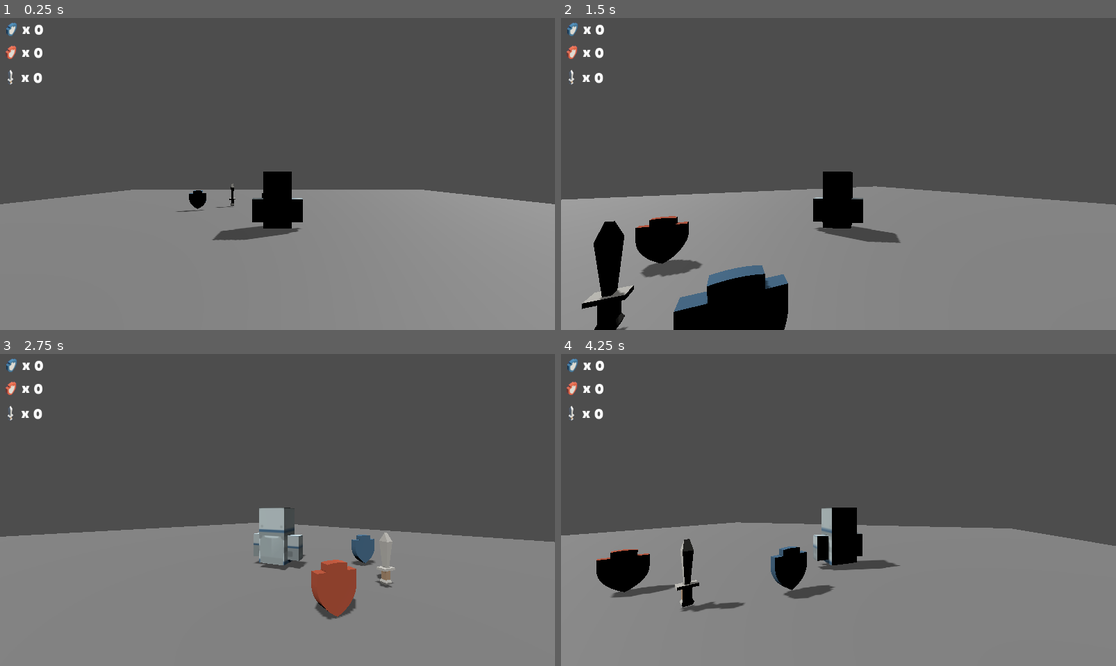
Above: before the commit, frames 1-4 (two rows, left to right).
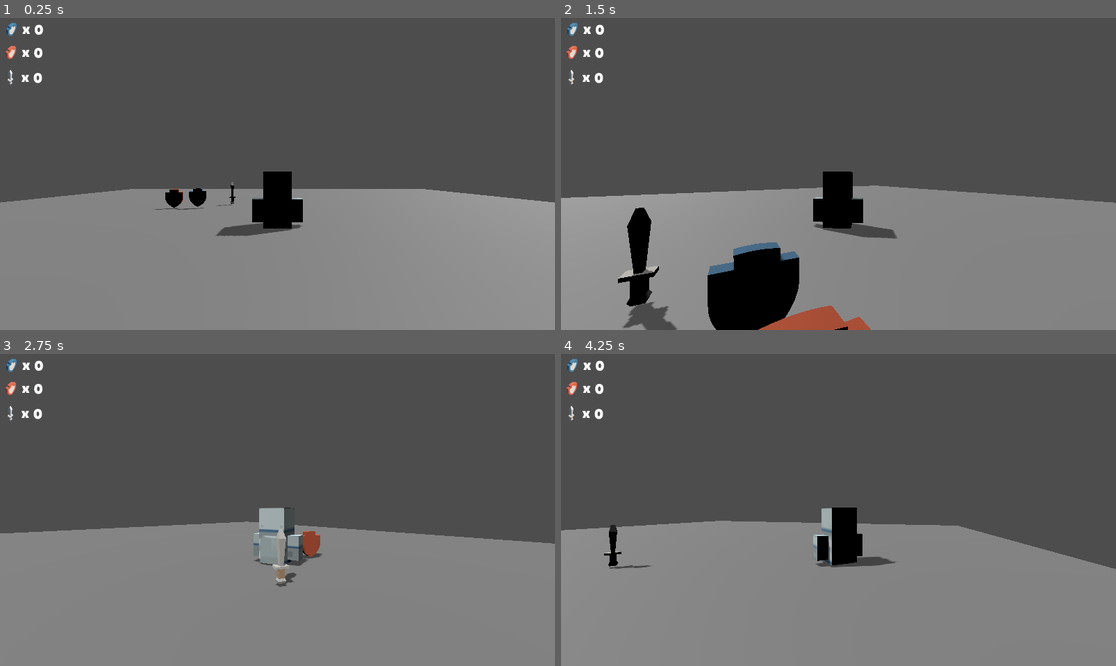
Above: after the commit, the same moments.

Repository: JaeMark/SwordswornCustodian
Game: Godot game, scene res://Maps/Castle.tscn
Same seed, same stepped clock (60 frames per second), same inputs: the game is played once before the commit and once after it.
Inputs:
- Up to frame 1 (0.25 s): no input
- Up to frame 2 (1.5 s): hold D (right) 0.53-1.28 s; tap Space (jump) at 0.6, 0.77, 1.07, 1.35 s; hold S (back) from 1.28 s (still down)
- Up to frame 3 (2.75 s): tap Space (jump) at 1.52, 1.82, 2.1 s; release S (back) at 2.03 s; hold D (right) from 2.03 s (still down)
- Up to frame 4 (4.25 s): release D (right) at 2.78 s; hold W (forward) 2.78-3.53 s; tap Space (jump) at 2.85, 3.02, 3.32, 3.6, 3.77, 4.07 s; hold A (left) from 3.53 s (still down)

The runs differ from the first frame. In frame 1, 0.9% of the frame differs, in the area x 0-100%, y 52-72%; in frame 2, 8.1%, in the area x 0-100%, y 53-100%; in frame 3, 2.8%; in frame 4, 4.8%.

Commit message:
Collectable are now collectable

Diff:
--- a/Collectables/Collectable.tscn
+++ b/Collectables/Collectable.tscn
@@ -1,11 +1,12 @@
 [gd_scene load_steps=2 format=3 uid="uid://dyh3wo7o1f6dv"]
 
-[ext_resource type="Script" path="res://Scripts/Colllectable.gd" id="1_j37h5"]
+[ext_resource type="Script" path="res://Scripts/Collectable.gd" id="1_2elxb"]
 
 [node name="Collectable" type="Area3D"]
-collision_mask = 2
-script = ExtResource("1_j37h5")
+script = ExtResource("1_2elxb")
 
 [node name="MeshInstance3D" type="MeshInstance3D" parent="."]
 
 [node name="CollisionShape3D" type="CollisionShape3D" parent="."]
+
+[connection signal="body_entered" from="." to="." method="_on_body_entered"]
--- a/Maps/Castle.tscn
+++ b/Maps/Castle.tscn
@@ -15,7 +15,7 @@
 [node name="Castle" type="Node3D"]
 
 [node name="Player" parent="." instance=ExtResource("1_q2bx6")]
-transform = Transform3D(1, 0, 0, 0, 1, 0, 0, 0, 1, 0, 1.15336, 0)
+transform = Transform3D(1, 0, 0, 0, 1, 0, 0, 0, 1, 0, 0.533997, 0)
 
 [node name="StaticBody3D" type="StaticBody3D" parent="."]
 
@@ -39,7 +39,7 @@
 transform = Transform3D(1, 0, 0, 0, 1, 0, 0, 0, 1, -11.9033, 2.24528, -10.4233)
 collision_mask = 3
 
+[node name="Hud" parent="." instance=ExtResource("5_ptwgn")]
+
 [node name="Collectable3" parent="." instance=ExtResource("4_d36h0")]
-transform = Transform3D(1, 0, 0, 0, 1, 0, 0, 0, 1, -1.31428, 2.04095, -13.5019)
-
-[node name="Hud" parent="." instance=ExtResource("5_ptwgn")]
+transform = Transform3D(1, 0, 0, 0, 1, 0, 0, 0, 1, -15.3857, 2.11825, -10.3728)
--- a/Player/Player.tscn
+++ b/Player/Player.tscn
@@ -7,12 +7,11 @@
 radius = 2.0
 height = 6.5
 
-[node name="Player" type="CharacterBody3D"]
-collision_layer = 3
+[node name="Player" type="CharacterBody3D" groups=["Player"]]
 script = ExtResource("1_dpykx")
 
 [node name="CollisionShape3D" type="CollisionShape3D" parent="."]
-transform = Transform3D(1, 0, 0, 0, 1, 0, 0, 0, 1, 0, 2.8, 0)
+transform = Transform3D(1, 0, 0, 0, 1, 0, 0, 0, 1, 0, 3.10866, 0)
 shape = SubResource("CapsuleShape3D_6fyx4")
 
 [node name="KnightBlue" type="MeshInstance3D" parent="."]
--- a/Scripts/Colllectable.gd
+++ b/Scripts/Collectable.gd
@@ -13,9 +13,16 @@
 	Sword
 }
 
-func _on_body_entered(body):
-	self.queue_free()
+var is_collected := false
 
 # Called every frame. 'delta' is the elapsed time since the previous frame.
 func _process(delta):
 	rotate_y(rotation_speed * delta) # Rotation
+
+func _on_body_entered(body):
+	print("Collected!")
+	if body.is_in_group("Player"):
+		body.on_collect_collectable(collectableType)
+
+		self.queue_free()
+		is_collected = true;
--- a/Scripts/PlayerController.gd
+++ b/Scripts/PlayerController.gd
@@ -1,8 +1,8 @@
 extends CharacterBody3D
 
-@export var speed = 10.0
-@export var acceleration = 4.0
-@export var jump_speed = 12.0
+@export var speed = 20.0
+@export var acceleration = 5.0
+@export var jump_speed = 10.0
 @export var max_jump_height = 5.0
 @export var rotation_speed = 3.0
 @export var camera_lag = 0.1
@@ -16,6 +16,10 @@
 var target_spring_rotation = 0.0
 var jump_start_height = 0.0
 var is_jumping = false
+
+var blue_shield_collected = 0
+var red_shield_collected = 0
+var sword_collected = 0
 
 func _physics_process(delta):
 	if not is_on_floor() and not is_jumping:
@@ -53,3 +57,12 @@
 	var velocity_y = velocity.y;
 	velocity = lerp(velocity, direction * input_dir.y * speed, acceleration * delta)
 	velocity.y = velocity_y
+
+func on_collect_collectable(collectableType : Collectable.CollectableType):
+	match collectableType:
+		Collectable.CollectableType.BlueShield:
+			print("Collected blue shield!")
+		Collectable.CollectableType.RedShield:
+			print("Collected red shield!")
+		Collectable.CollectableType.Sword:
+			print("Collected sword!")
Not shown: 1 places in Collectables/RedShield.tscn that only renumber resources
Not shown: 1 places in Maps/Castle.tscn that only renumber resources
